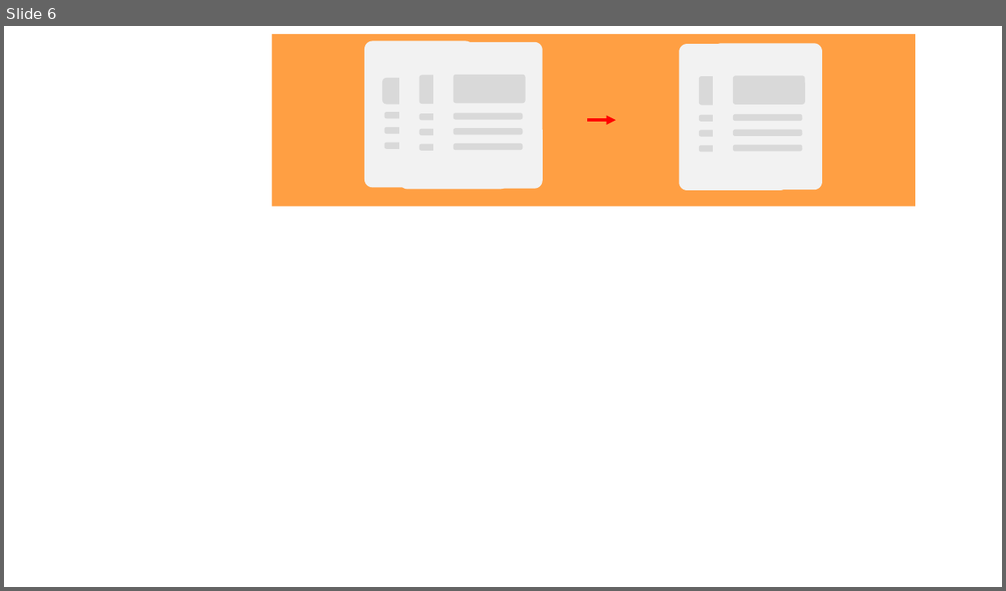
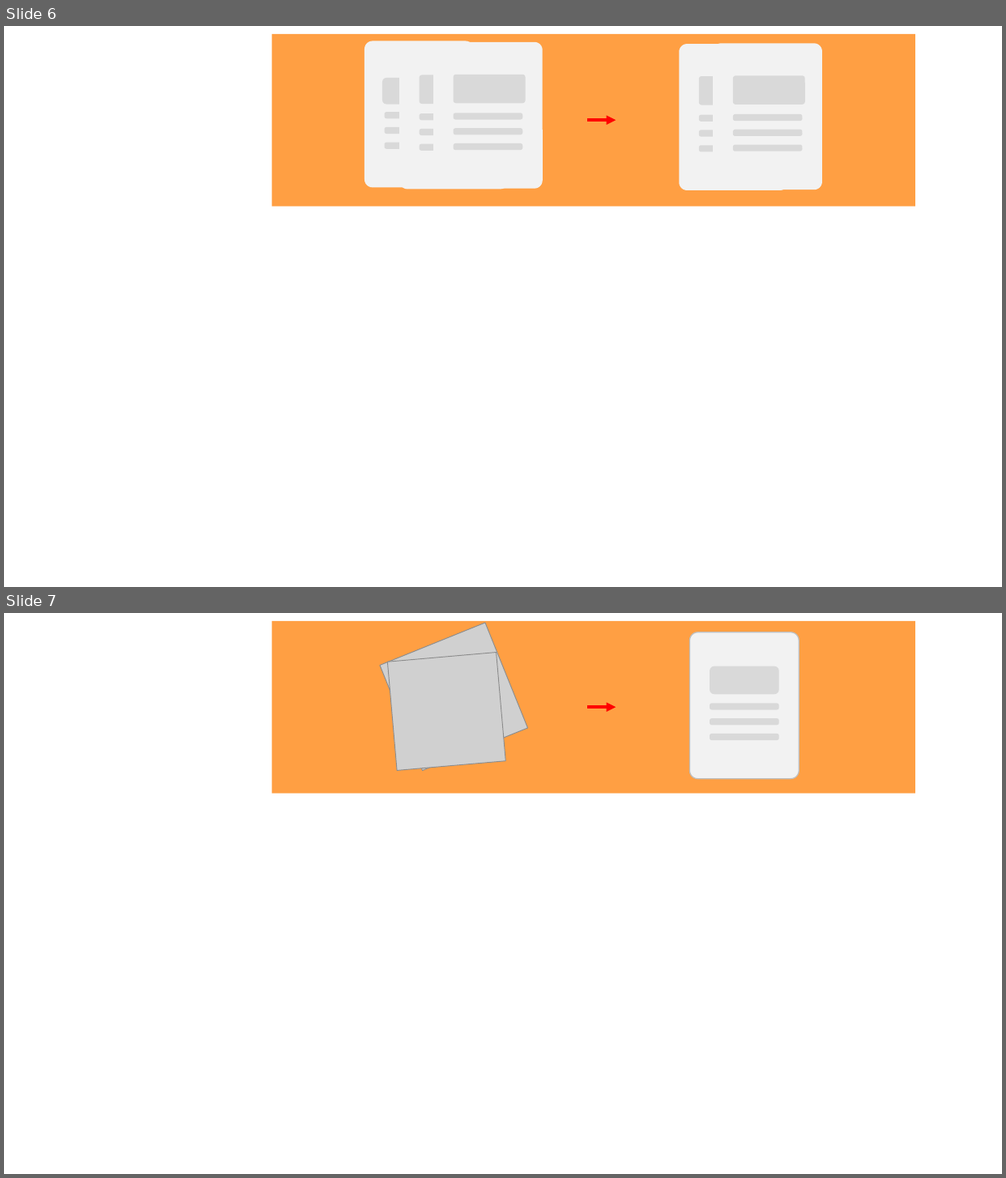
Before and after one commit to youssefhoummad/pdf-tools, a slide deck: docs/IMGES.pptx. Shown one above the other, each under a label of ours: slide 6 before the commit, slides 6 and 7 after it. The pictures are 1006x591 and 1006x1178 pixels, drawn with LibreOffice and Linux fonts; fonts in the diff are those of the drawing; grey boxes stand for pictures. Boxes give left, top, right and bottom in pixels: in the first picture for what was removed or moved away, otherwise in the second. Text is boxed around its words. In the diff, an @@ line names an element or a change of style, - is before the commit and + after.

```diff
--- a/docs/IMGES.pptx
+++ b/docs/IMGES.pptx
@@ slide 7 added at [4,613,1002,1174], background #FFFFFF @@
@@ rectangle added at [272,621,915,794], fill #FF9F43 @@
@@ picture added at [380,623,528,771] @@
@@ picture added at [387,653,505,771] @@
@@ arrow added from (587, 707) to (616, 707), #FF0000 3 pt @@
@@ group added at [690,632,799,779]: 5 rounded rectangles @@
```
